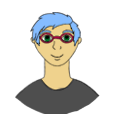
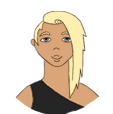
Two versions of the same layered image (113x114). Layer-by-layer changes:
added layer "Layer 12" above "Layer 10" over [15, 11, 100, 114]
hid "Layer 8" over [15, 12, 100, 114]
